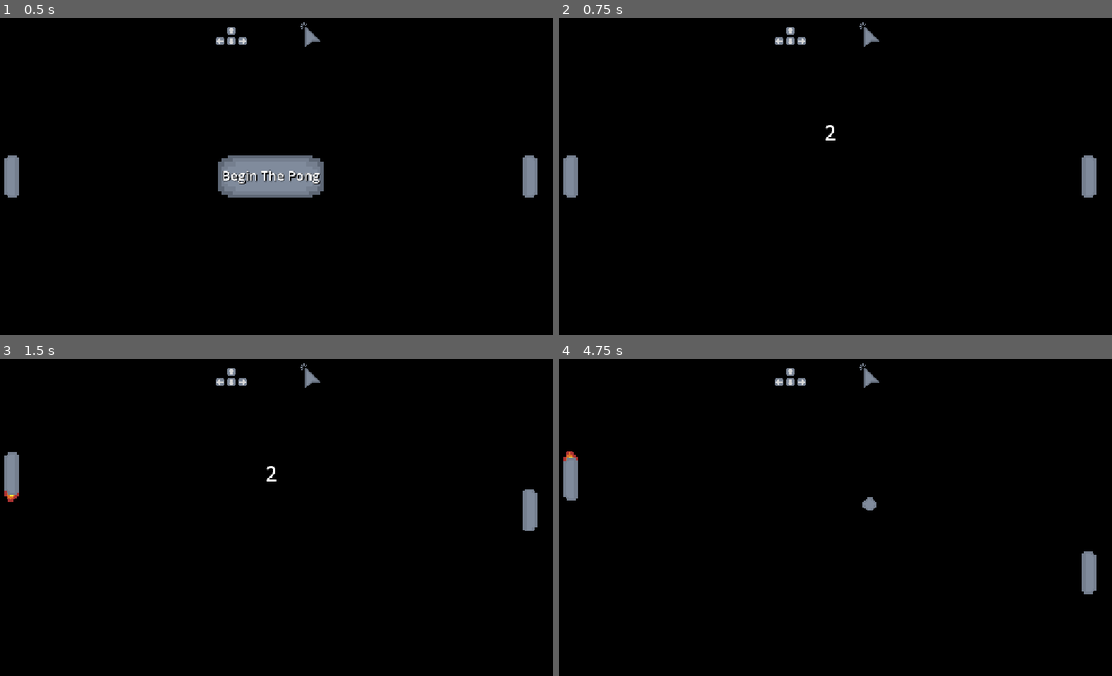
Above: before the commit, frames 1-4 (two rows, left to right).
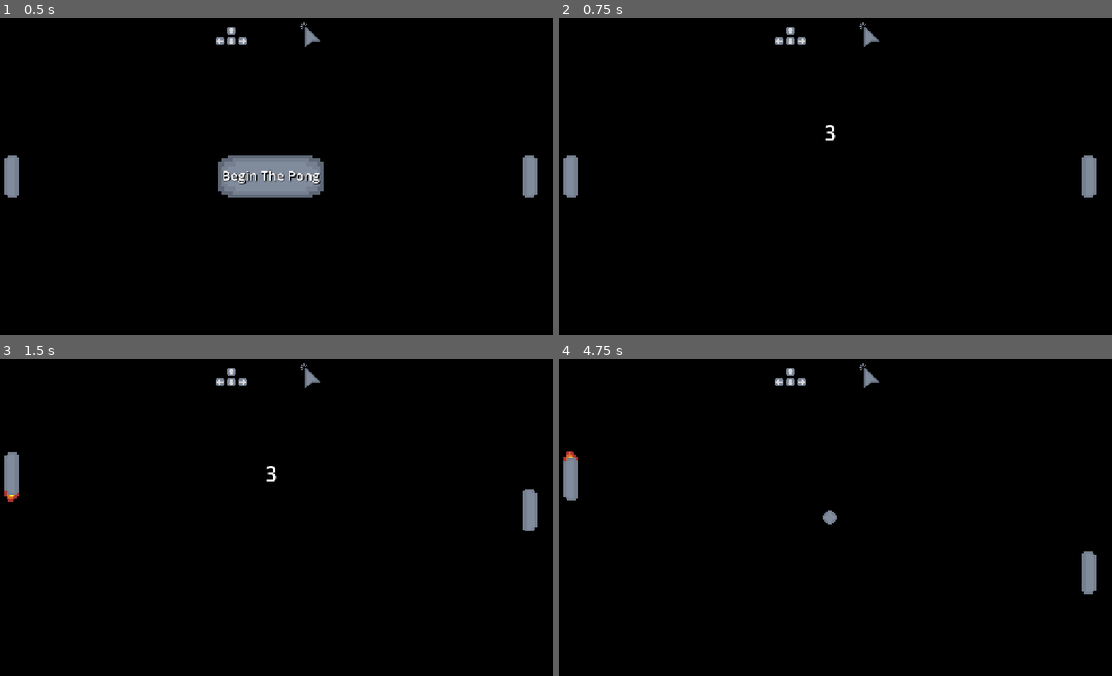
Above: after the commit, the same moments.

Repository: where-fore/pong
Game: Godot game, scene res://scenes/main.tscn
Two runs of this game, one before a commit and one after it. Both use one fixed random seed, a clock stepped at 60 frames per second and the inputs below.
Inputs (mouse positions are in pixels of both pictures, inside the frame that each line leads up to):
- Up to frame 1 (0.5 s): no input
- Up to frame 2 (0.75 s): click "Begin The Pong" at 0.5 s
- Up to frame 3 (1.5 s): tap Enter (start_game) at 1.25, 1.35 s; move the mouse to (392, 501) at 1.27 s; hold E (move_up) from 1.28 s (still down)
- Up to frame 4 (4.75 s): move the mouse to (719, 533) at 2.02 s; release E (move_up) at 2.03 s; hold S (move_down) 2.03-2.78 s; tap Enter (start_game) every 0.75 s from 2.1 to 4.35 s; move the mouse to (885, 447) at 2.77 s; hold E (move_up) 2.78-4.28 s; move the mouse to (802, 580) at 3.52 s; move the mouse to (1001, 565) at 4.27 s; hold S (move_down) from 4.28 s (still down)

Frame 1 is identical in both runs. In frame 2, less than 0.1% of the frame differs, in the area x 48-50%, y 33-39%; in frame 3, less than 0.1%; in frame 4, 0.2%, in the area x 47-58%, y 43-53%.

Commit message:
Update hud.gd

Diff:
--- a/project/scripts/hud.gd
+++ b/project/scripts/hud.gd
@@ -13,7 +13,7 @@
 
 
 func _on_start_button_pressed() -> void:
-	var startup_timer = 2
+	var startup_timer = 3
 	$"Start Button".hide()
 	$"Start Countdown".show()
 	$"Start Countdown/Start Countdown Timer".start(startup_timer)
